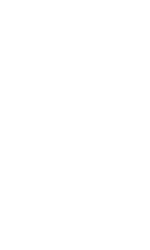
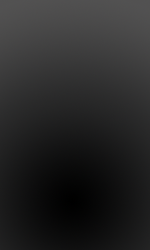
The second 150 × 250 image is a revision of the first. Changes to its layers:
added layer "transient-bg" above "Mesos" over (0, 0, 150, 250)
